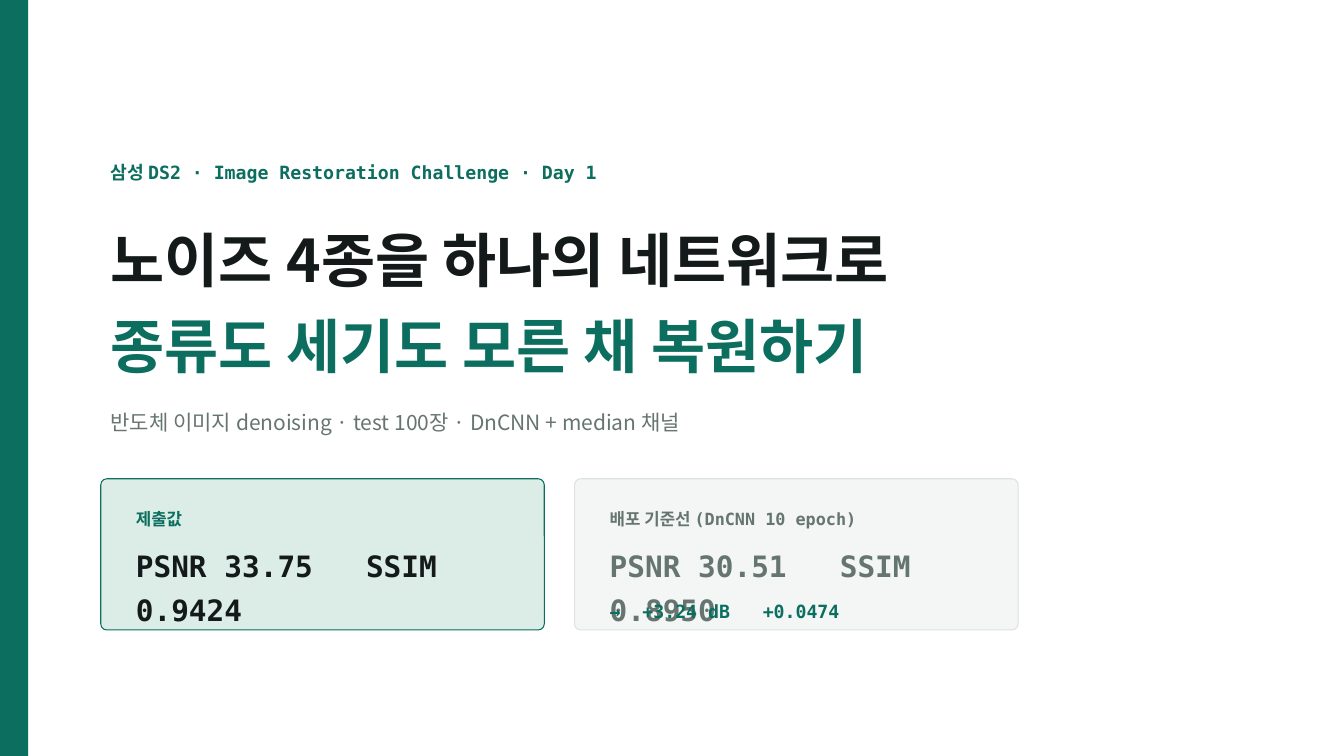
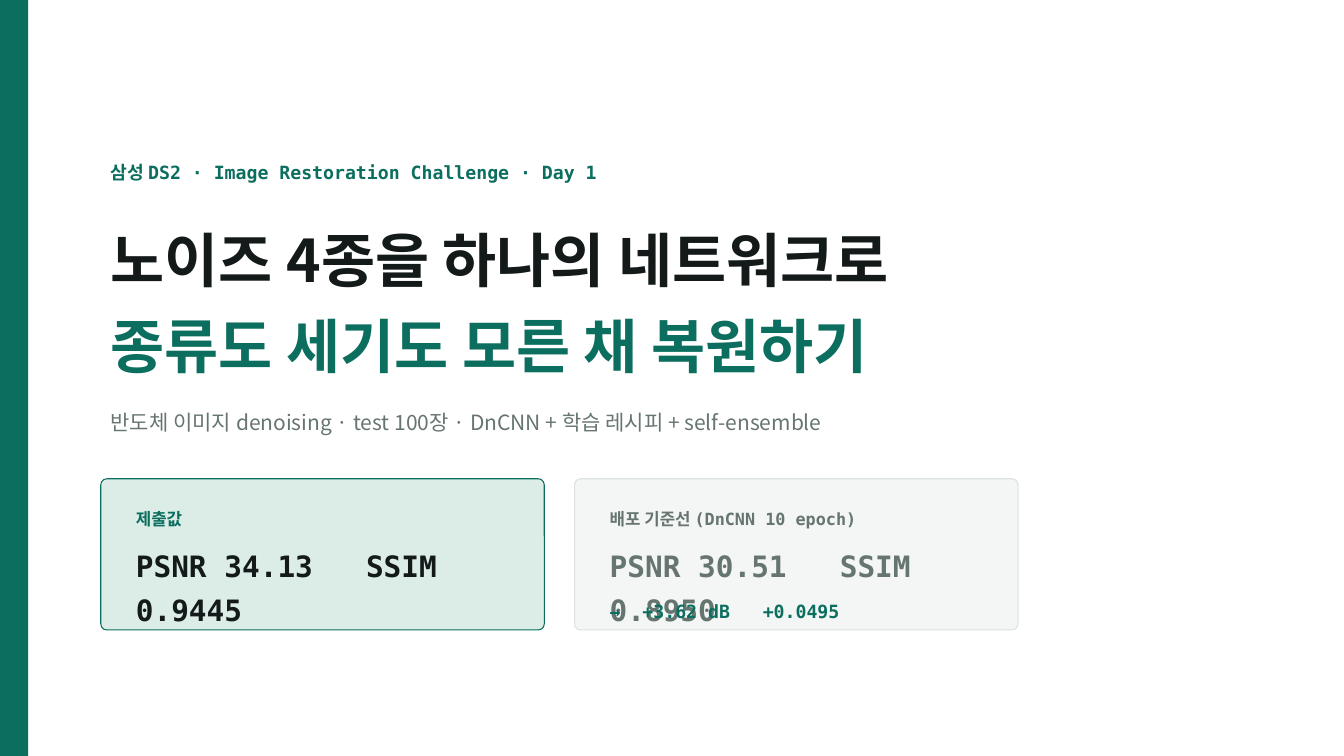
Before and after one commit to kithhooni-commits/ds-practice, a slide deck: slide 1 of 실습5/실습5_denoising_발표.pptx. Drawn at 1344x756 pixels with LibreOffice and Linux fonts; fonts in the diff are those of the drawing. Boxes give left, top, right and bottom in pixels: in the first picture for what was removed or moved away, otherwise in the second. Text is boxed around its words. In the diff, an @@ line names an element or a change of style, - is before the commit and + after.

```diff
--- a/실습5/실습5_denoising_발표.pptx
+++ b/실습5/실습5_denoising_발표.pptx
@@ text at (x1=111, y1=412, x2=822, y2=435): text changed @@
-반도체 이미지 denoising · test 100장 · DnCNN + median 채널
+반도체 이미지 denoising · test 100장 · DnCNN + 학습 레시피 + self-ensemble
@@ text at (x1=136, y1=555, x2=313, y2=622): text changed @@
-PSNR 33.75 SSIM 0.9424
+PSNR 34.13 SSIM 0.9445
@@ text at (x1=642, y1=603, x2=840, y2=622): text changed @@
-→ +3.24 dB +0.0474
+→ +3.62 dB +0.0495
```
Also in this commit, not shown: 10 other slides changed, 7 other files.
